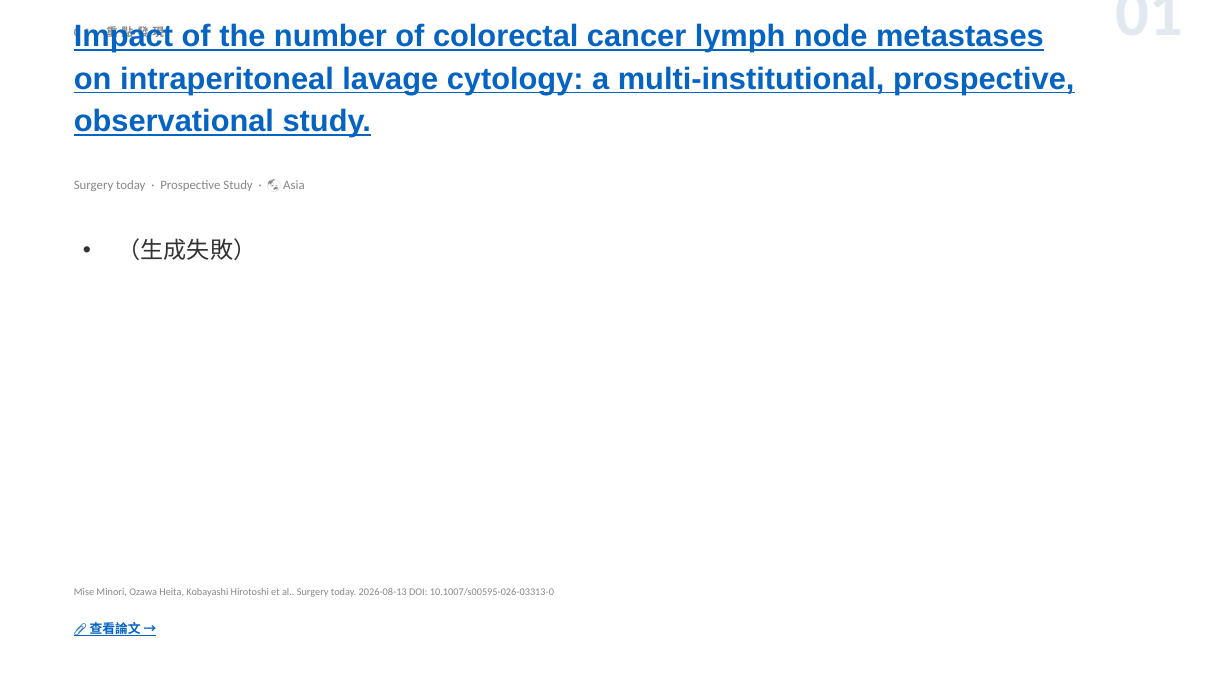
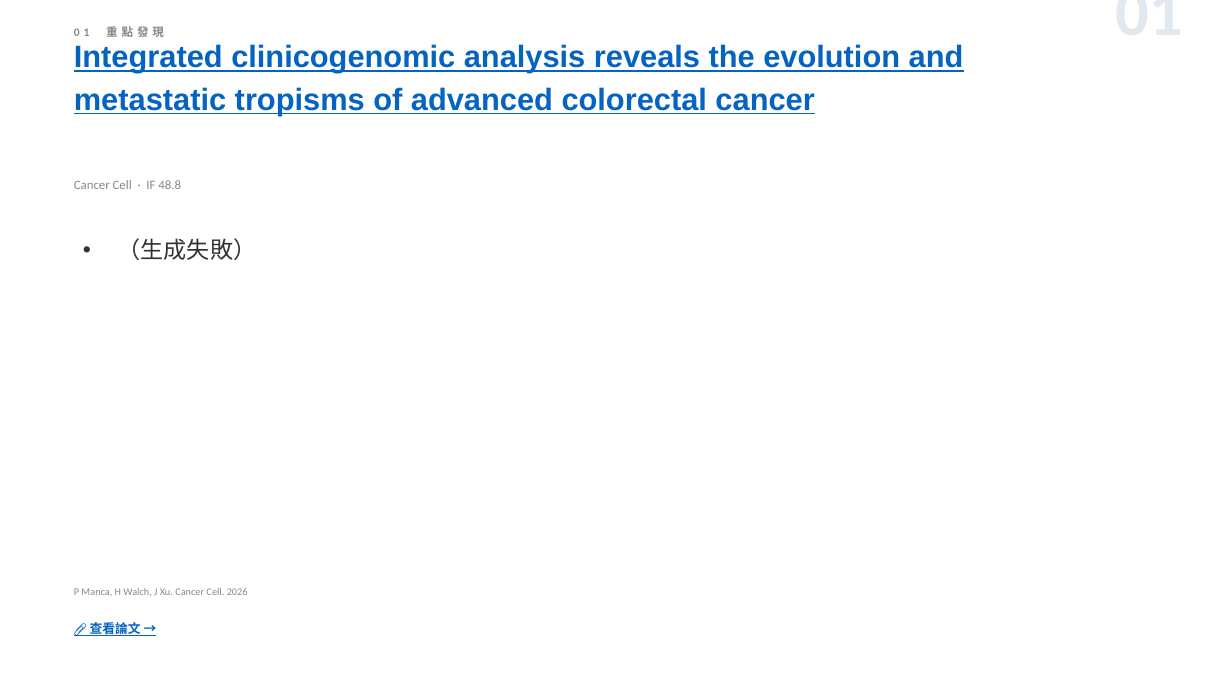
Before and after one commit to jejenhu-maker/colorectal-weekly-digest, a slide deck: slide 3 of docs/digest-zh.pptx. Drawn at 1232x693 pixels with LibreOffice and Linux fonts; fonts in the diff are those of the drawing. Boxes give left, top, right and bottom in pixels: in the first picture for what was removed or moved away, otherwise in the second. Text is boxed around its words. In the diff, an @@ line names an element or a change of style, - is before the commit and + after.

```diff
--- a/docs/digest-zh.pptx
+++ b/docs/digest-zh.pptx
@@ text at <box>74,44,964,115</box>: text changed @@
-Impact of the number of colorectal cancer lymph node metastases on intraperitoneal lavage cytology: a multi-institutional, prospective, observational study.
+Integrated clinicogenomic analysis reveals the evolution and metastatic tropisms of advanced colorectal cancer
@@ text at <box>74,180,181,189</box>: text changed @@
-Surgery today · Prospective Study · 🌏 Asia
+Cancer Cell · IF 48.8
@@ text at <box>74,588,248,596</box>: text changed @@
-Mise Minori, Ozawa Heita, Kobayashi Hirotoshi et al.. Surgery today. 2026-08-13 DOI: 10.1007/s00595-026-03313-0
+P Manca, H Walch, J Xu. Cancer Cell. 2026
```
Also in this commit, not shown: 10 other slides changed, 1 slide added, 1 slide removed, 2 other files.
